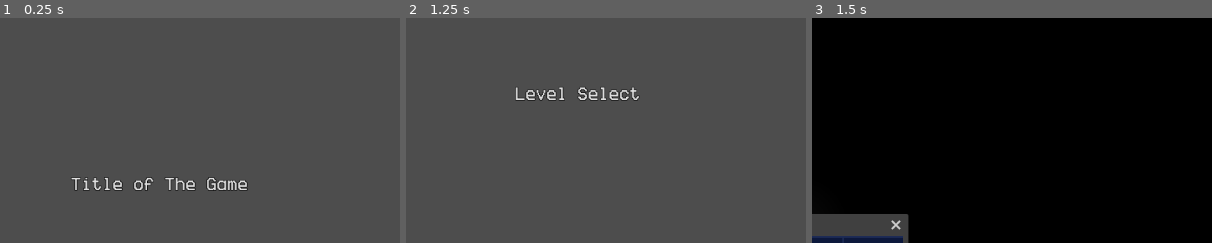
Above: before the commit, frames 1-3 (left to right).
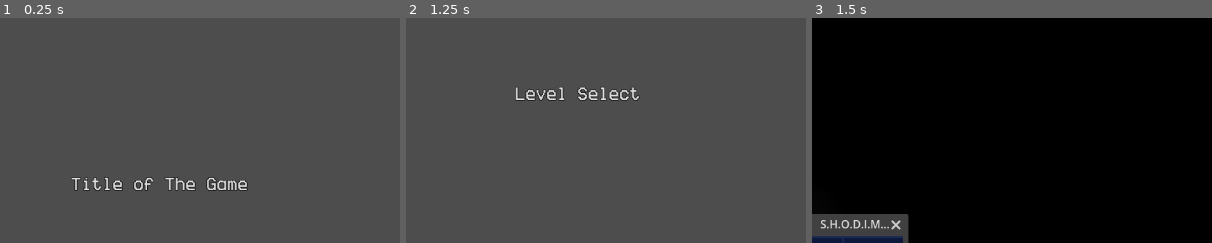
Above: after the commit, the same moments.

Repository: corpusCallosotomy/jamfest2024
Game: Godot game, scene res://scenes/menus/Menu.tscn
The game is run twice, just before and just after one commit, with the same random seed, the same clock (stepped at 60 frames per second) and the same inputs. The engine's default icon, where the game draws it, is replaced by a stand-in: a white triangle on a blue panel in a dark square.
Inputs:
- Up to frame 1 (0.25 s): no input
- Up to frame 2 (1.25 s): click "Start" at 0.5 s
- Up to frame 3 (1.5 s): click "Level 1" at 1.25 s
The pictures show only the part of the screen within x 28-78%, y 0-50%; the shares and areas given below are measured in that part.

Frames 1-2 are identical in both runs. In frame 3, 0.3% of the frame differs, in the area x 2-20%, y 89-94%.

Commit message:
Update night_vision.tscn

Diff:
--- a/scenes/night_vision.tscn
+++ b/scenes/night_vision.tscn
@@ -14,6 +14,7 @@
 
 [node name="NightVision" type="Window" parent="."]
 auto_translate_mode = 1
+title = "S.H.O.D.I.M.E"
 position = Vector2i(0, 36)
 size = Vector2i(200, 200)
 unresizable = true
